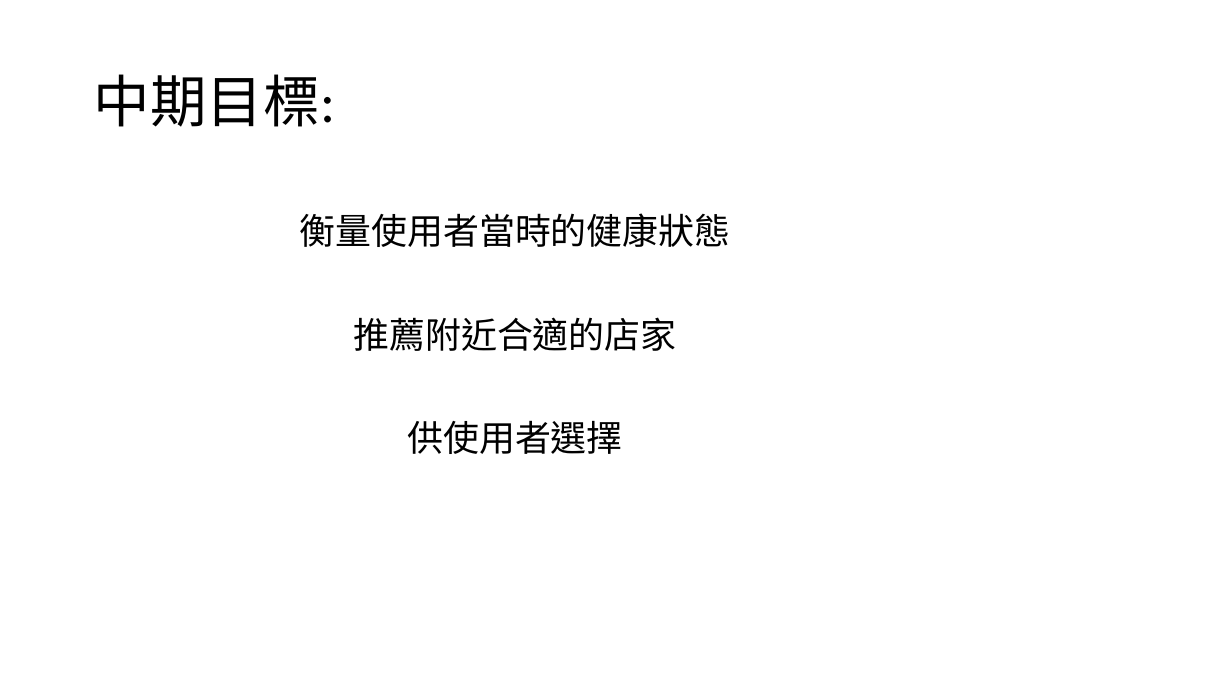
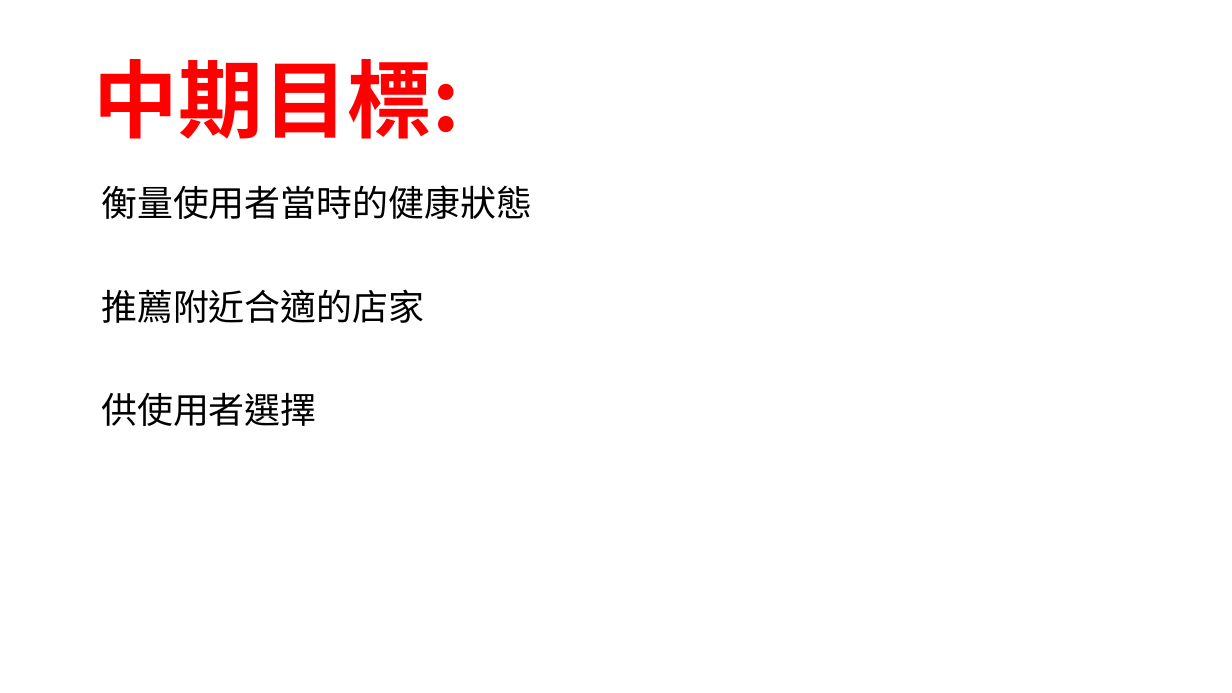
Before and after one commit to amy58328/DataBase, a slide deck: slide 5 of 資料庫專題/Health Keeper.pptx. Drawn at 1232x693 pixels with LibreOffice and Linux fonts; fonts in the diff are those of the drawing; background and template pictures are left out. Boxes give left, top, right and bottom in pixels: in the first picture for what was removed or moved away, otherwise in the second. Text is boxed around its words. In the diff, an @@ line names an element or a change of style, - is before the commit and + after.

```diff
--- a/資料庫專題/Health Keeper.pptx
+++ b/資料庫專題/Health Keeper.pptx
@@ title "中期目標:" at <box>94,59,460,139</box>: size 44 to 66 pt, font Calibri to Noto Sans CJK SC, text colour #000000 to #FF0000, bold on @@
@@ text "衡量使用者當時的健康狀態": place and size @@
-text "衡量使用者當時的健康狀態" at <box>300,213,731,454</box>
+text "衡量使用者當時的健康狀態" at <box>101,185,532,426</box>
@@ text "衡量使用者當時的健康狀態" at <box>101,185,532,426</box>: alignment centre to left @@
```
Also in this commit, not shown: 3 other slides changed.
